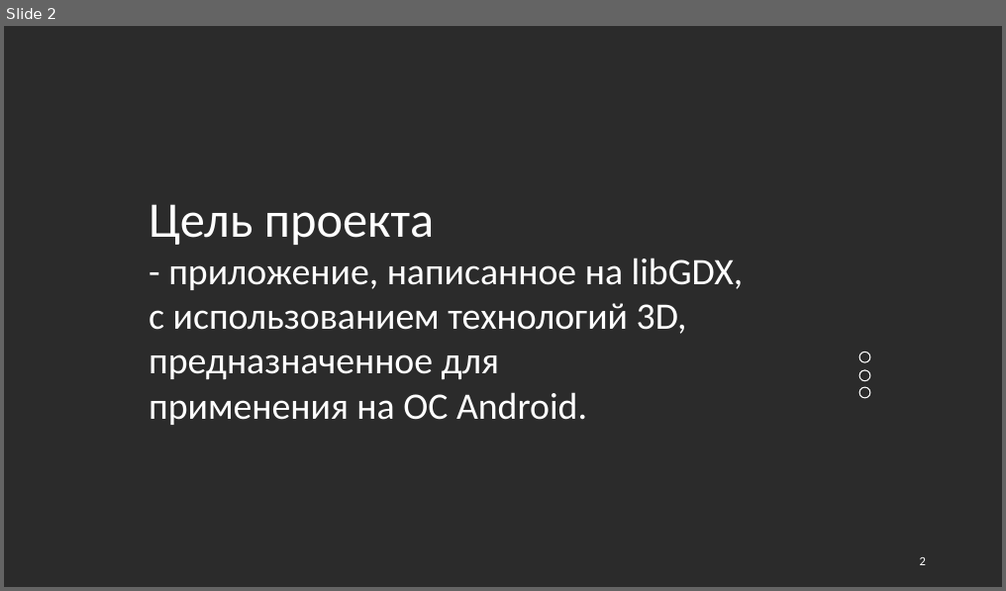
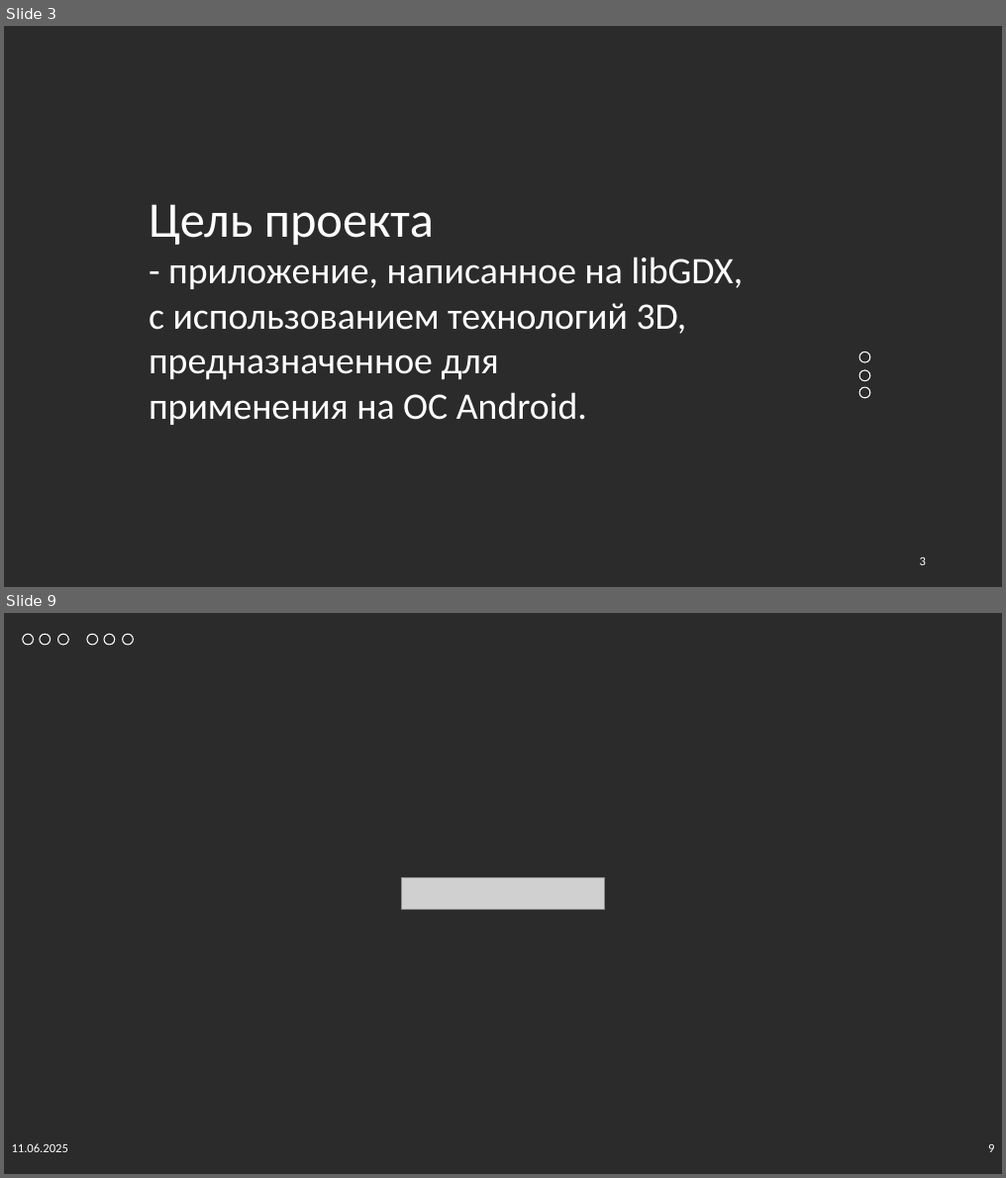
Before and after one commit to heemesss/game_java, a slide deck: Samsung.pptx. Shown one above the other, each under a label of ours: slide 2 before the commit, slides 3 and 9 after it; the slides between them are not shown. The pictures are 1006x591 and 1006x1178 pixels, drawn with LibreOffice and Linux fonts; fonts in the diff are those of the drawing; grey boxes stand for pictures; background and template pictures are left out; a plain dark background stands for a picture behind light text. Boxes give left, top, right and bottom in pixels: in the first picture for what was removed or moved away, otherwise in the second. Text is boxed around its words. In the diff, an @@ line names an element or a change of style, - is before the commit and + after.

```diff
--- a/Samsung.pptx
+++ b/Samsung.pptx
@@ slide 9 added at <box>4,613,1002,1174</box>, background picture (left out) @@
@@ ellipse added at <box>23,634,33,645</box>, outline #FFFFFF 1 pt @@
@@ ellipse added at <box>40,634,50,645</box>, outline #FFFFFF 1 pt @@
@@ ellipse added at <box>57,634,68,645</box>, outline #FFFFFF 1 pt @@
@@ ellipse added at <box>87,634,98,645</box>, outline #FFFFFF 1 pt @@
@@ ellipse added at <box>104,634,115,645</box>, outline #FFFFFF 1 pt @@
@@ ellipse added at <box>122,634,133,645</box>, outline #FFFFFF 1 pt @@
@@ picture added at <box>402,878,604,909</box> @@
@@ text added at <box>12,1144,68,1153</box>, 12 pt, text #FFFFFF @@
+11.06.2025
@@ page number added at <box>988,1145,994,1153</box>, 12 pt, text #FFFFFF @@
+9
@@ what was slide 2 is now slide 3 @@
@@ page number at <box>920,558,926,566</box>: text changed @@
-2
+3
```
Also in this commit, not shown: 6 slides changed, 1 other slide added, 1 slide removed.
